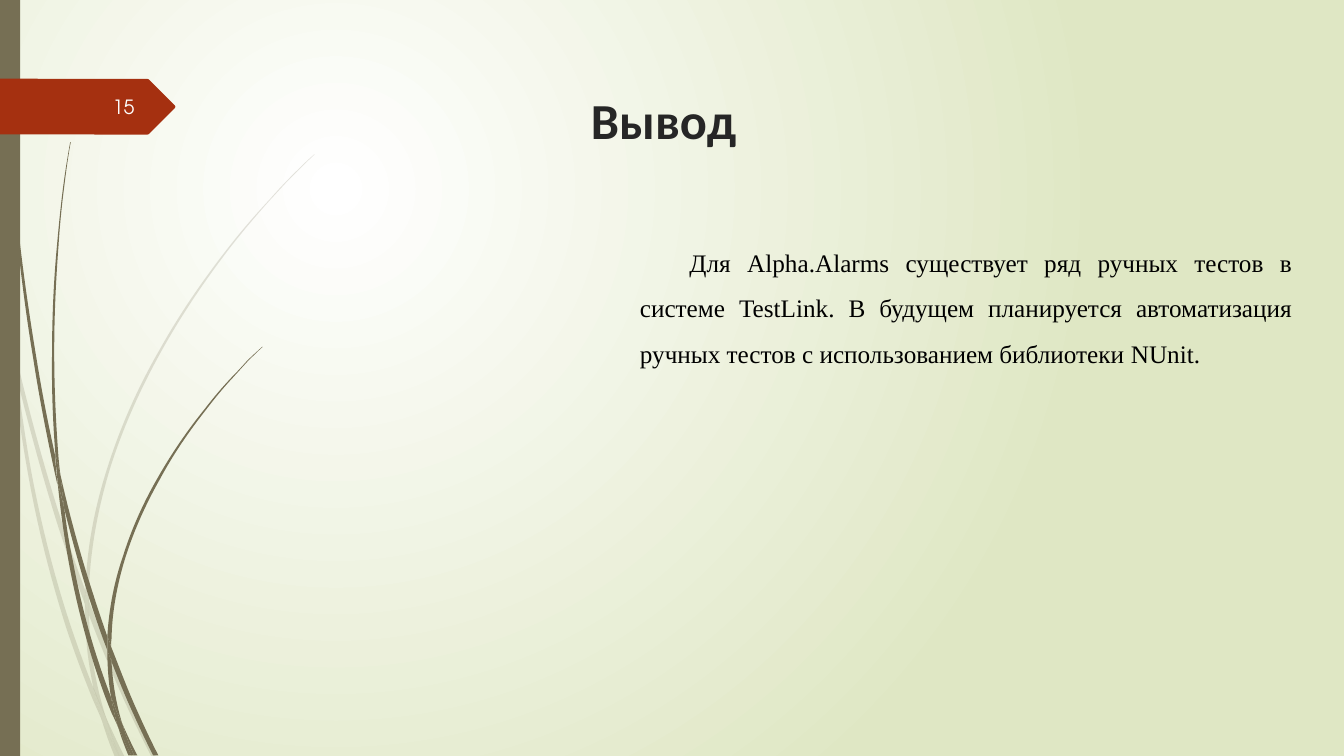
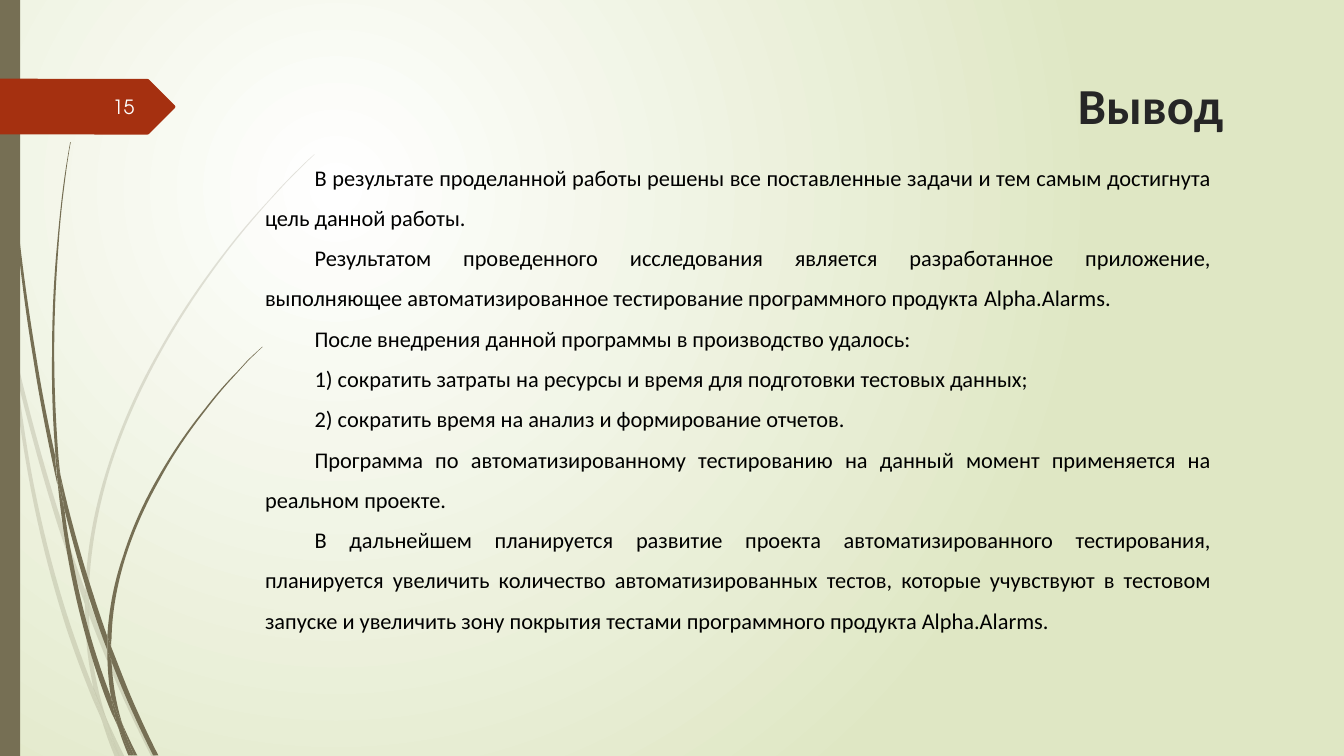
Before and after one commit to Sergeygaan/Lab1, a slide deck: slide 15 of Презентация.pptx. Drawn at 1344x756 pixels with LibreOffice and Linux fonts; fonts in the diff are those of the drawing. Boxes give left, top, right and bottom in pixels: in the first picture for what was removed or moved away, otherwise in the second. Text is boxed around its words. In the diff, an @@ line names an element or a change of style, - is before the commit and + after.

```diff
--- a/Презентация.pptx
+++ b/Презентация.pptx
@@ title "Вывод": place and size @@
-title "Вывод" at <box>591,106,736,147</box>
+title "Вывод" at <box>1078,91,1223,132</box>
@@ text added at <box>265,170,1211,633</box>, 16 pt, text #000000 @@
+В результате проделанной работы решены все поставленные задачи и тем самым достигнута цель данной работы.
+Результатом проведенного исследования является разработанное приложение, выполняющее автоматизированное тестирование программного продукта Alpha.Alarms.
+После внедрения данной программы в производство удалось:
+1) сократить затраты на ресурсы и время для подготовки тестовых данных;
+2) сократить время на анализ и формирование отчетов.
+Программа по автоматизированному тестированию на данный момент применяется на реальном проекте.
+В дальнейшем планируется развитие проекта автоматизированного тестирования, планируется увеличить количество автоматизированных тестов, которые учувствуют в тестовом запуске и увеличить зону покрытия тестами программного продукта Alpha.Alarms.
@@ text removed at <box>640,254,1292,369</box> @@
-Для Alpha.Alarms существует ряд ручных тестов в системе TestLink. В будущем планируется автоматизация ручных тестов с использованием библиотеки NUnit.
```
Also in this commit, not shown: 4 other slides changed.
